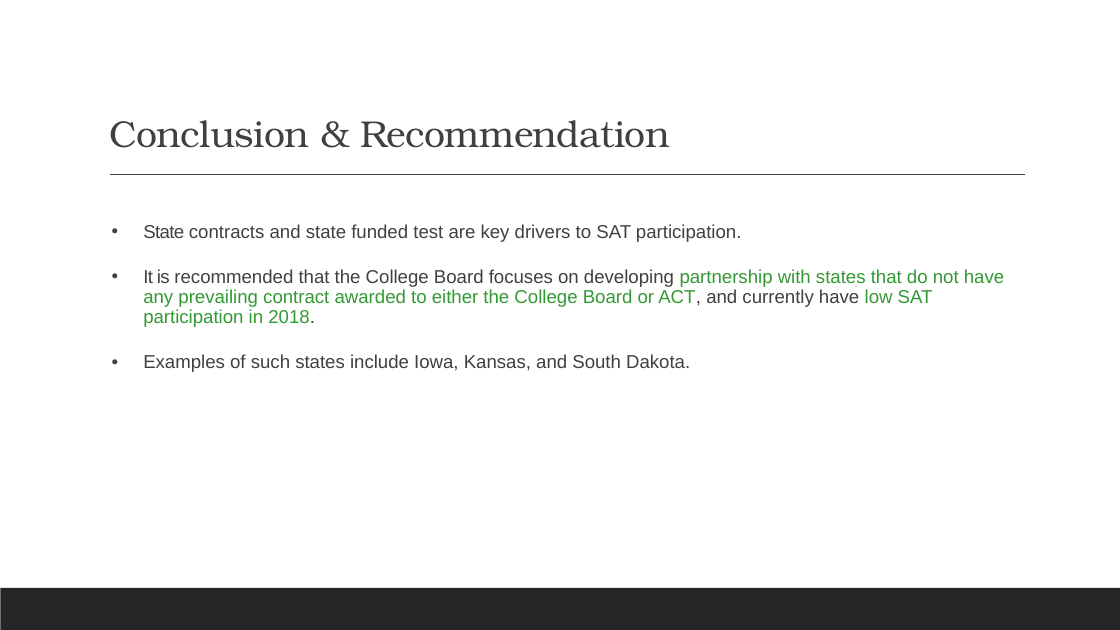
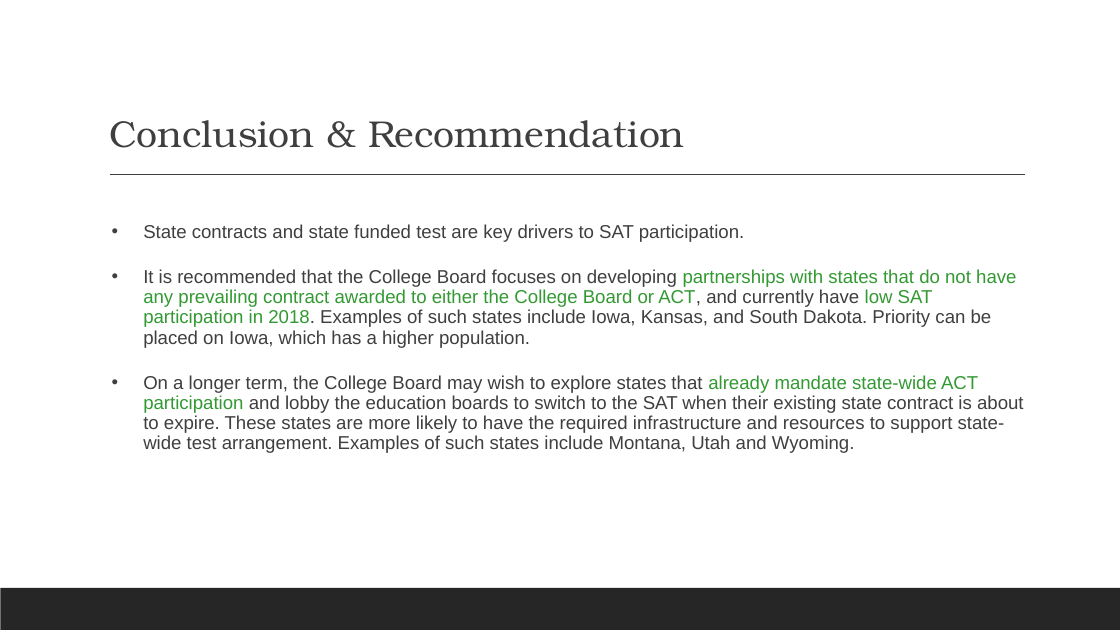
Before and after one commit to leungesther/DSI-Projects, a slide deck: slide 15 of Project-1-SAT-and-ACT-Analysis/SAT & ACT Analysis_presentation.pptx (slide 9 before the commit). Drawn at 1120x630 pixels with LibreOffice and Linux fonts; fonts in the diff are those of the drawing. Boxes give left, top, right and bottom in pixels: in the first picture for what was removed or moved away, otherwise in the second. Text is boxed around its words. In the diff, an @@ line names an element or a change of style, - is before the commit and + after.

```diff
--- a/Project-1-SAT-and-ACT-Analysis/SAT & ACT Analysis_presentation.pptx
+++ b/Project-1-SAT-and-ACT-Analysis/SAT & ACT Analysis_presentation.pptx
@@ title "Conclusion & Recommendation" at [109, 120, 684, 148]: text colour #404040 to #3F3F3F, letter spacing -0.5 to 0 pt @@
@@ text at [143, 224, 744, 242]: text colour #404040 to #3F3F3F in "State contracts and state funded test are ..."; letter spacing -0.5 to 0 pt in "State" @@
@@ text at [143, 269, 1024, 453]: text changed; text colour #404040 to #3F3F3F @@
-• It is recommended that the College Board focuses on developing partnership with states that do not have any prevailing contract awarded to either the College Board or ACT, and currently have low SAT participation in 2018.
-• Examples of such states include Iowa, Kansas, and South Dakota.
+• It is recommended that the College Board focuses on developing partnerships with states that do not have any prevailing contract awarded to either the College Board or ACT, and currently have low SAT participation in 2018. Examples of such states include Iowa, Kansas, and South Dakota. Priority can be placed on Iowa, which has a higher population.
+• On a longer term, the College Board may wish to explore states that already mandate state-wide ACT participation and lobby the education boards to switch to the SAT when their existing state contract is about to expire. These states are more likely to have the required infrastructure and resources to support state-wide test arrangement. Examples of such states include Montana, Utah and Wyoming.
```
Also in this commit, not shown: 8 other slides changed, 7 slides added, 3 other files.
